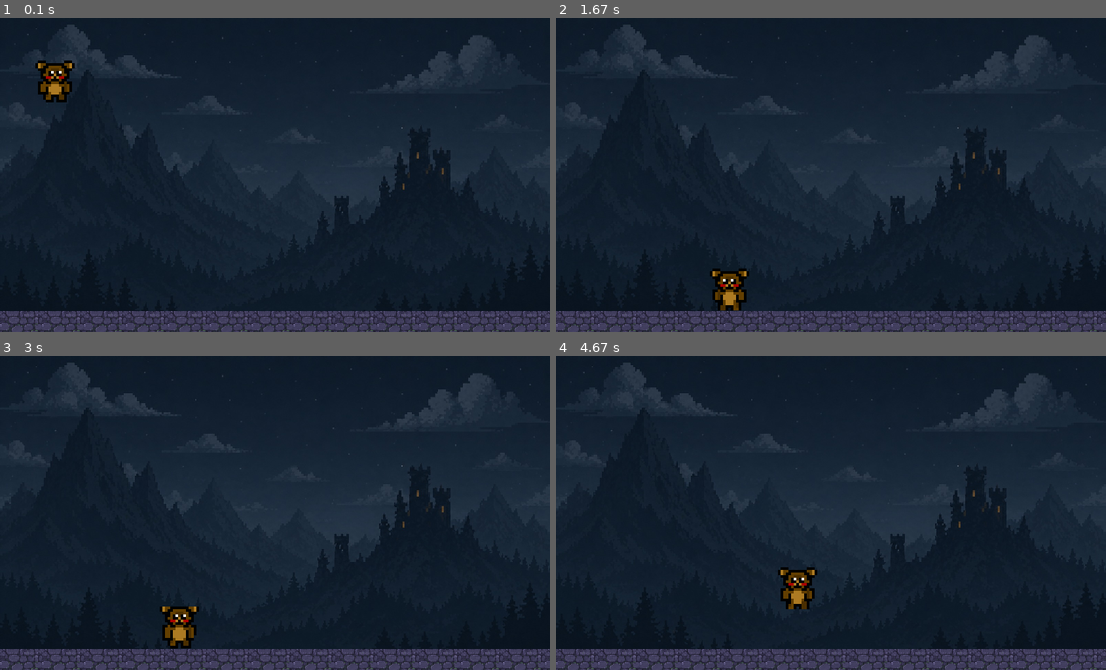
Above: before the commit, frames 1-4 (two rows, left to right).
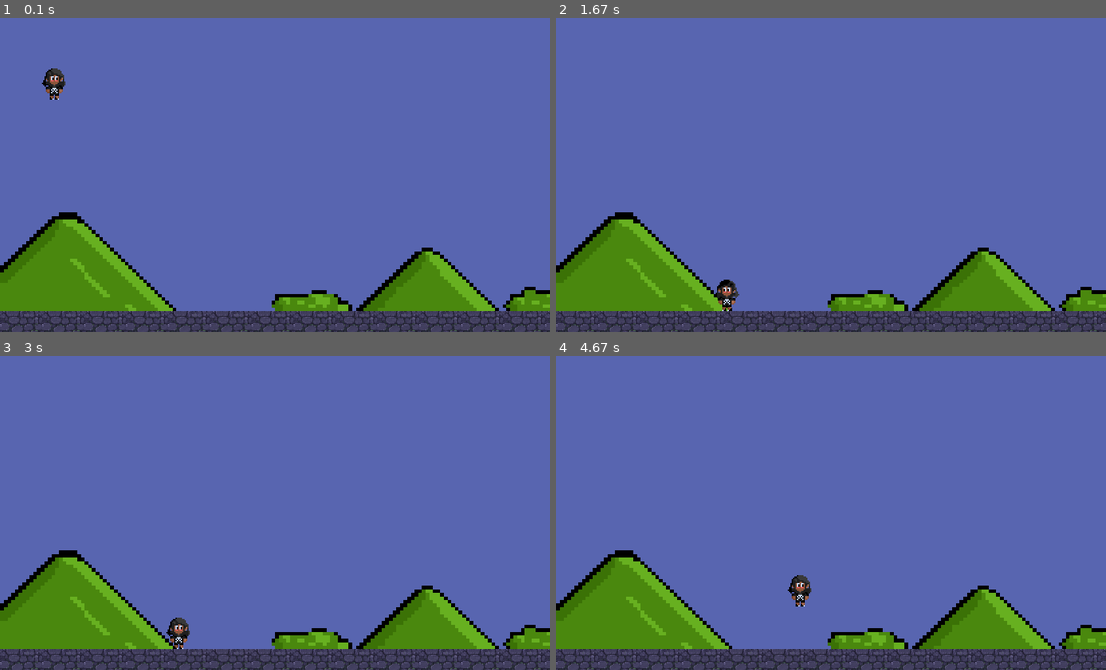
Above: after the commit, the same moments.

Repository: lckoyama/meu-projeto-pygame
Game: pygame game, started from main.py
Same seed, same stepped clock (60 frames per second), same inputs: the game is played once before the commit and once after it.
Inputs:
- Up to frame 1 (0.1 s): no input
- Up to frame 2 (1.67 s): hold D 0.33-0.8 s; hold D 0.83-1.3 s; hold A from 1.33 s (still down)
- Up to frame 3 (3 s): release A at 1.87 s; hold A 1.9-2.3 s; hold D 2.33-2.97 s
- Up to frame 4 (4.67 s): tap Space at 3, 3.4, 3.7, 3.9, 4.2, 4.4 s; hold A 3.33-3.8 s; hold D 3.83-4.3 s; hold D from 4.33 s (still down)

The runs differ from the first frame. In frame 1, 93% of the frame differs, in the area x 0-100%, y 0-94%; in frame 2, 93%; in frame 3, 93%; in frame 4, 93%.

Commit message:
RECOMEÇO

Diff:
--- a/main.py
+++ b/main.py
@@ -5,102 +5,89 @@
         pg.init()
         self.window = pg.display.set_mode((840, 480))
         pg.display.set_caption("Meu Jogo")
-
         self.clock = pg.time.Clock()
 
-        # ---------------- MAPA (FORMA EXPLÍCITA) ----------------
-        self.map = [
-        ["", "", "", "", "", "", "", "", "", "", "", "", "", "", "", "", "", "", "", ""],
-        ["", "", "", "", "", "", "", "", "", "", "", "", "", "", "", "", "", "", "", ""],
-        ["", "", "", "", "", "", "", "", "", "", "", "", "", "", "", "", "", "", "", ""],
-        ["", "", "", "", "", "", "", "", "", "", "", "", "", "", "", "", "", "", "", ""],
-        ["", "", "", "", "", "", "", "", "", "", "", "", "", "", "", "", "", "", "", ""],
-        ["", "", "", "", "", "", "", "", "", "", "", "", "", "", "", "", "", "", "", ""],
-        ["", "", "", "", "", "", "", "", "", "", "", "", "", "", "", "", "", "", "", ""],
-        ["1", "1", "1", "1", "1", "1", "1", "1", "1", "1", "1", "1", "1", "1", "", "", "", "", "", ""],]
+        # ---------------- MAPA ----------------
+        self.map = [["" for _ in range(20)] for _ in range(7)] + [["1"] * 14 + [""] * 6]
 
+        # music
+        pg.mixer.music.load("data/8bit_bossa.mp3")
+        pg.mixer.music.play(-1)
+
+        # som de passo
+        self.walk_sound = pg.mixer.Sound("data/passos.wav")
+        self.walk_channel = pg.mixer.Channel(1)
 
         # física
         self.gravity = 1
 
         # player
         self.player_animation = 0
-        self.player_animation_frame = 0.1
+        self.player_animation_frame = 0
         self.player_pos = [50, 50]
-        self.player_jump_force = -12
+        self.player_jump_force = -16
         self.player_vertical_speed = 0
-        self.player_box_colider = [46, 54]
 
-        # direita
-        self.player_idle_1 = pg.transform.scale(pg.image.load("data/senhor_urso.png"), (64, 64))
-        self.player_idle_2 = pg.transform.scale(pg.image.load("data/respiracao.png"), (64, 64))
-        self.player_idle_3 = pg.transform.scale(pg.image.load("data/corrida.png"), (64, 64))
 
-        # esquerda
-        self.player_idle_left_1 = pg.transform.scale(pg.image.load("data/virado_esquerda.png"), (64, 64))
-        self.player_idle_left_2 = pg.transform.scale(pg.image.load("data/respiracao_left.png"), (64, 64))
-        self.player_idle_left_3 = pg.transform.scale(pg.image.load("data/run_left.png"), (64, 64))
+        self.idle_r = [pg.transform.scale(pg.image.load(f"data/idle_right_{i}.png"), (64, 64)) for i in [1, 2]]
+        self.idle_l = [pg.transform.scale(pg.image.load(f"data/idle_left_{i}.png"), (64, 64)) for i in [1, 2]]
+        self.walk_r = [pg.transform.scale(pg.image.load(f"data/walk_right_{i}.png"), (64, 64)) for i in range(1, 5)]
+        self.walk_l = [pg.transform.scale(pg.image.load(f"data/walk_left_{i}.png"), (64, 64)) for i in range(1, 5)]
 
-        # background
-        self.background = pg.transform.scale(pg.image.load("data/background.jpeg"), (840, 480))
-
-        # chão
+        self.background = pg.transform.scale(pg.image.load("data/background1.png"), (840, 540))
         self.ground = pg.transform.scale(pg.image.load("data/pedra.png"), (64, 64))
 
-    # ---------------- COLLISÃO ----------------
     def player_collider(self):
-    # pés do player
-        left_foot = self.player_pos[0] + 10
-        right_foot = self.player_pos[0] + 54
-        foot_y = self.player_pos[1] + 64  # base do sprite
+        left_foot = self.player_pos[0] + 15
+        right_foot = self.player_pos[0] + 49
+        foot_y = self.player_pos[1] + 53
 
         for y in range(len(self.map)):
             for x in range(len(self.map[0])):
                 if self.map[y][x] != "":
-                    tile_x = x * 64
-                    tile_y = y * 64
+                    tile_rect = pg.Rect(x * 64, y * 64, 64, 64)
+                    if tile_rect.collidepoint(left_foot, foot_y) or tile_rect.collidepoint(right_foot, foot_y):
+                        return True
+        return False
 
-                    if (tile_x <= left_foot <= tile_x + 64 or
-                        tile_x <= right_foot <= tile_x + 64):
-
-                        if tile_y <= foot_y <= tile_y + 20:
-                            return True
-        return False
-        # ---------------- MOVIMENTO ----------------
     def move(self, keys):
         moving = False
+        on_ground = self.player_vertical_speed == 0
 
-        # esquerda
         if keys[pg.K_a]:
             self.player_pos[0] -= 5
-            if self.player_collider():
-                self.player_pos[0] += 5
+            if self.player_collider(): self.player_pos[0] += 5
             else:
                 self.player_animation = 3
                 moving = True
-
-        # direita
-        if keys[pg.K_d]:
+        elif keys[pg.K_d]:
             self.player_pos[0] += 5
-            if self.player_collider():
-                self.player_pos[0] -= 5
+            if self.player_collider(): self.player_pos[0] -= 5
             else:
                 self.player_animation = 2
                 moving = True
 
+
+        if moving and on_ground:
+
+            if not self.walk_channel.get_busy():
+                self.walk_channel.play(self.walk_sound, loops=-1)
+        else:
+
+            self.walk_channel.stop()
+
         # pulo
         if keys[pg.K_SPACE] and self.player_vertical_speed == 0:
             self.player_vertical_speed = self.player_jump_force
+            self.walk_channel.stop()
 
-        # idle
+        # idle logic
         if not moving:
-            if self.player_animation == 2:
-                self.player_animation = 0
-            elif self.player_animation == 3:
-                self.player_animation = 1
+            if self.player_animation == 2: self.player_animation = 0
+            elif self.player_animation == 3: self.player_animation = 1
 
-    # ---------------- PLAYER ----------------
     def player(self):
+        # Gravidade
         self.player_vertical_speed += self.gravity
         self.player_pos[1] += self.player_vertical_speed
 
@@ -108,38 +95,28 @@
             self.player_pos[1] -= self.player_vertical_speed
             self.player_vertical_speed = 0
 
-        # animação
-        self.player_animation_frame += 1
-        if self.player_animation_frame > 20:
+        # --- LÓGICA DE ANIMAÇÃO ---
+        self.player_animation_frame += 0.05
+
+        if self.player_animation == 0:
+            img_list = self.idle_r
+        elif self.player_animation == 1:
+            img_list = self.idle_l
+        elif self.player_animation == 2:
+            img_list = self.walk_r
+        elif self.player_animation == 3:
+            img_list = self.walk_l
+
+        if self.player_animation_frame >= len(img_list):
             self.player_animation_frame = 0
 
-        # direita
-        if self.player_animation == 0:
-            if self.player_animation_frame < 10:
-                self.window.blit(self.player_idle_1, self.player_pos)
-            else:
-                self.window.blit(self.player_idle_2, self.player_pos)
+        self.window.blit(img_list[int(self.player_animation_frame)], self.player_pos)
 
-        elif self.player_animation == 2:
-            self.window.blit(self.player_idle_3, self.player_pos)
-
-        # esquerda
-        elif self.player_animation == 1:
-            if self.player_animation_frame < 10:
-                self.window.blit(self.player_idle_left_1, self.player_pos)
-            else:
-                self.window.blit(self.player_idle_left_2, self.player_pos)
-
-        elif self.player_animation == 3:
-            self.window.blit(self.player_idle_left_3, self.player_pos)
-
-    # ---------------- MAPA ----------------
     def draw_map(self):
         for y in range(len(self.map)):
             for x in range(len(self.map[0])):
                 if self.map[y][x] != "":
                     self.window.blit(self.ground, (x * 64, y * 64))
-
 
 # ---------------- LOOP ----------------
 jogo = MeuGame()
@@ -148,25 +125,18 @@
     for event in pg.event.get():
         if event.type == pg.QUIT:
             pg.quit()
-            quit()
-
-    for event in pg.event.get():
-        if event.type == pg.QUIT:
-            pg.quit()
-            quit()
-
-    if event.type == pg.KEYDOWN:
-        if event.key == pg.K_ESCAPE:
-            pg.quit()
-            quit()
+            exit()
+        if event.type == pg.KEYDOWN:
+            if event.key == pg.K_ESCAPE:
+                pg.quit()
+                exit()
 
     keys = pg.key.get_pressed()
     jogo.move(keys)
-
-    jogo.clock.tick(60)
 
     jogo.window.blit(jogo.background, (0, 0))
     jogo.draw_map()
     jogo.player()
 
     pg.display.update()
+    jogo.clock.tick(60)
Binary file added: data/background1.png
Binary file removed: data/corrida.png
Binary file added: data/idle_left_1.png
Binary file added: data/idle_left_2.png
Binary file added: data/idle_left_3.png
Binary file added: data/idle_left_4.png
Binary file added: data/idle_right_1.png
Binary file added: data/idle_right_2.png
Binary file added: data/idle_right_3.png
Binary file added: data/idle_right_4.png
Binary file removed: data/namorada_do_urso.png
Binary file removed: data/respiracao.png
(and 13 more such lines)
